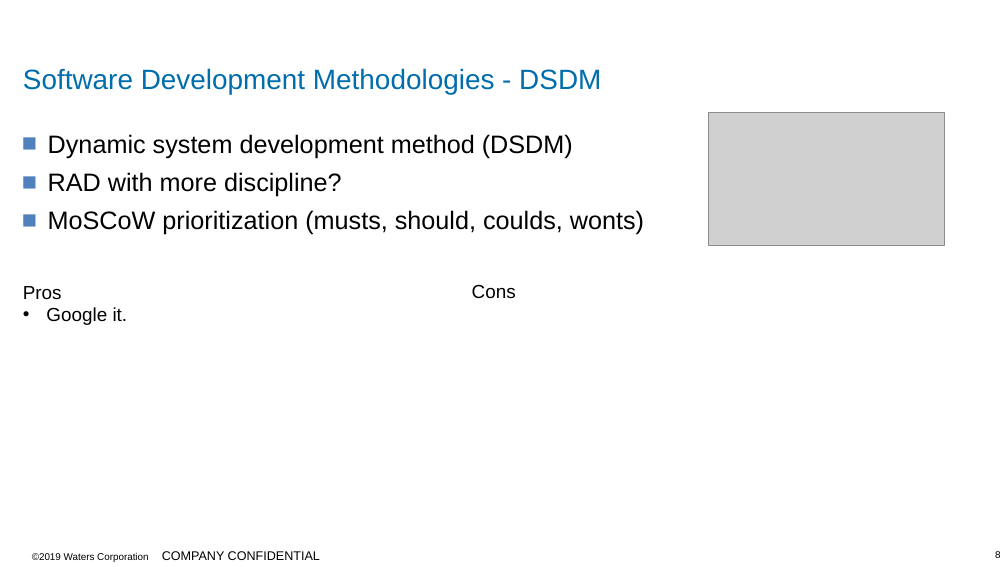
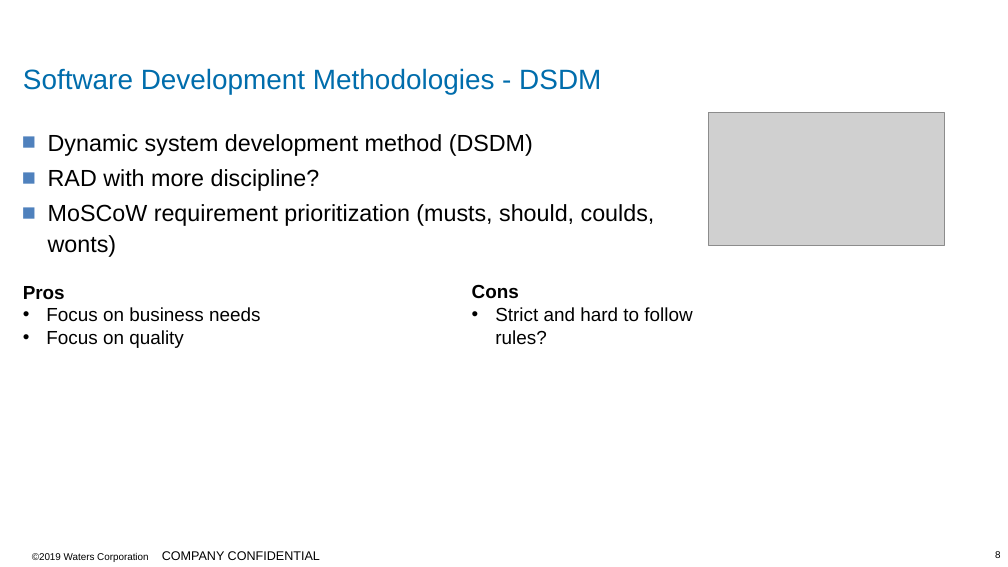
Before and after one commit to MCR-Digital/apprentice-boot-camp-methodologies, a slide deck: slide 8 of docs/Apprentice Bootcamp - Methodologies Part2.pptx. Drawn at 1008x567 pixels with LibreOffice and Linux fonts; fonts in the diff are those of the drawing; grey boxes stand for pictures; background and template pictures are left out. Boxes give left, top, right and bottom in pixels: in the first picture for what was removed or moved away, otherwise in the second. Text is boxed around its words. In the diff, an @@ line names an element or a change of style, - is before the commit and + after.

```diff
--- a/docs/Apprentice Bootcamp - Methodologies Part2.pptx
+++ b/docs/Apprentice Bootcamp - Methodologies Part2.pptx
@@ text at (x1=48, y1=134, x2=533, y2=191): size 24 to 22.2 pt in "Dynamic system development method (DSDM)", "RAD with more discipline?" @@
@@ text at (x1=48, y1=204, x2=655, y2=257): text changed; size 24 to 22.2 pt @@
-■ MoSCoW prioritization (musts, should, coulds, wonts)
+■ MoSCoW requirement prioritization (musts, should, coulds, wonts)
@@ text at (x1=23, y1=286, x2=65, y2=300): bold on in "Pros" @@
@@ text at (x1=472, y1=284, x2=519, y2=299): bold on in "Cons" @@
@@ text at (x1=46, y1=307, x2=260, y2=348): text changed @@
-• Google it.
+• Focus on business needs
+• Focus on quality
@@ text at (x1=495, y1=307, x2=692, y2=345): paragraph added @@
+• Strict and hard to follow rules?
```
Also in this commit, not shown: 8 other slides changed, 6 other files.
